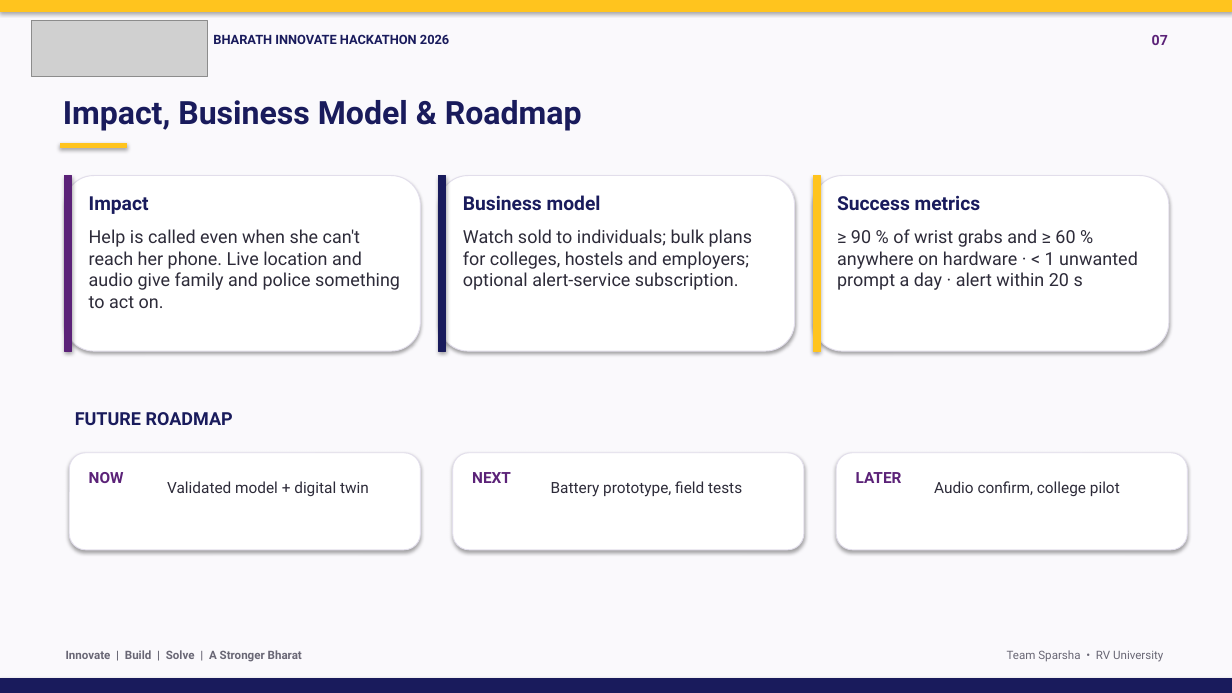
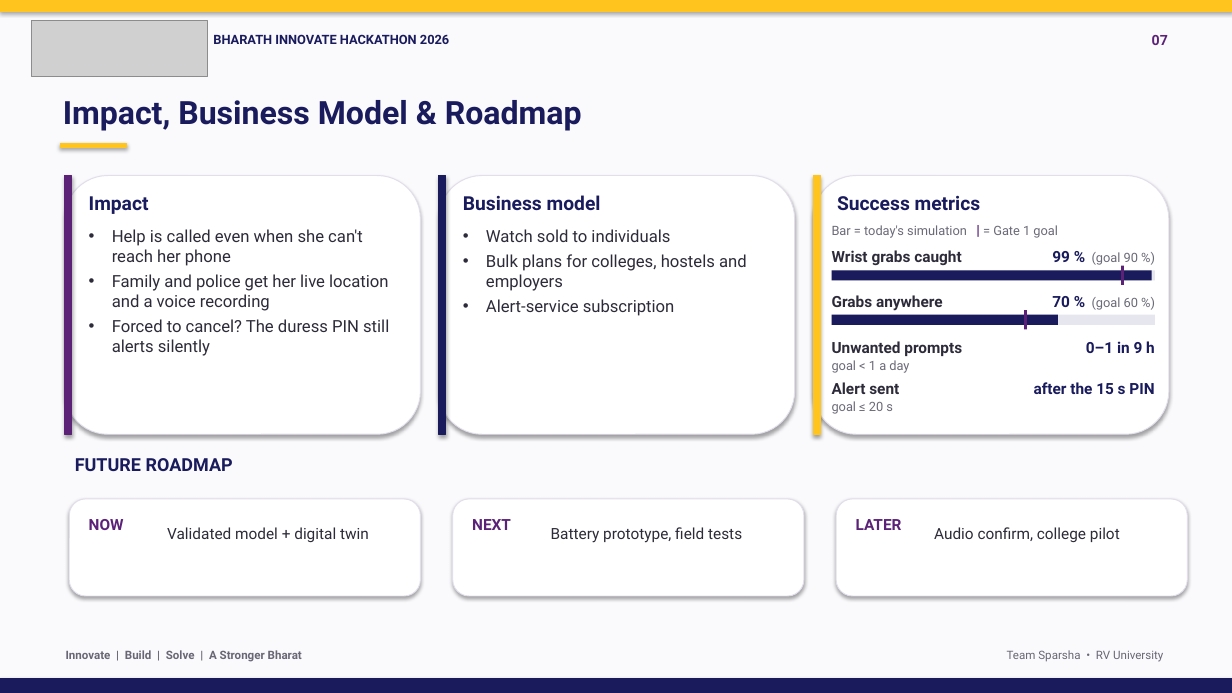
Before and after one commit to Bhajanth13/SparshaGuard, a slide deck: slide 7 of docs/SparshaGuard_BIH2026.pptx. Drawn at 1232x693 pixels with LibreOffice and Linux fonts; fonts in the diff are those of the drawing; grey boxes stand for pictures. Boxes give left, top, right and bottom in pixels: in the first picture for what was removed or moved away, otherwise in the second. Text is boxed around its words. In the diff, an @@ line names an element or a change of style, - is before the commit and + after.

Commit message:
Deck slide 7: impact and business model as bullets; success metrics as goal-vs-simulation bars

```diff
--- a/docs/SparshaGuard_BIH2026.pptx
+++ b/docs/SparshaGuard_BIH2026.pptx
@@ rounded rectangle: place and size @@
-rounded rectangle at [65,176,421,351]
+rounded rectangle at [65,176,421,434]
@@ rectangle: place and size @@
-rectangle at [65,176,71,351]
+rectangle at [65,176,71,434]
@@ rounded rectangle: place and size @@
-rounded rectangle at [439,176,795,351]
+rounded rectangle at [439,176,795,434]
@@ rectangle: place and size @@
-rectangle at [439,176,445,351]
+rectangle at [439,176,445,434]
@@ rounded rectangle: place and size @@
-rounded rectangle at [813,176,1169,351]
+rounded rectangle at [813,176,1169,434]
@@ rectangle: place and size @@
-rectangle at [813,176,820,351]
+rectangle at [813,176,820,434]
@@ text at [112,229,389,356]: text changed; size 14 to 13 pt @@
-Help is called even when she can't reach her phone. Live location and audio give family and police something to act on.
+• Help is called even when she can't reach her phone
+• Family and police get her live location and a voice recording
+• Forced to cancel? The duress PIN still alerts silently
@@ text at [486,229,747,316]: text changed; size 14 to 13 pt @@
-Watch sold to individuals; bulk plans for colleges, hostels and employers; optional alert-service subscription.
+• Watch sold to individuals
+• Bulk plans for colleges, hostels and employers
+• Alert-service subscription
@@ text added at [832,225,1058,238], 10 pt, text #6B6A78 @@
+Bar = today's simulation | = Gate 1 goal
@@ text removed at [837,229,1138,290] @@
-≥ 90 % of wrist grabs and ≥ 60 % anywhere on hardware · < 1 unwanted prompt a day · alert within 20 s
@@ text added at [832,250,961,265], 12 pt, text #2D2B39, bold @@
+Wrist grabs caught
@@ text added at [1052,251,1138,265], 10 pt, text #6B6A78 @@
+99 % (goal 90 %)
@@ rectangle added at [1121,266,1124,286], fill #5B2278 @@
@@ rectangle added at [832,271,1155,281], fill #E6E6EE @@
@@ rectangle added at [832,271,1152,281], fill #191B5C @@
@@ text added at [832,295,943,311], 12 pt, text #2D2B39, bold @@
+Grabs anywhere
@@ text added at [1052,296,1138,310], 10 pt, text #6B6A78 @@
+70 % (goal 60 %)
@@ rectangle added at [832,315,1155,325], fill #E6E6EE @@
@@ rectangle added at [832,315,1058,325], fill #191B5C @@
@@ rectangle added at [1024,311,1027,330], fill #5B2278 @@
@@ text added at [832,341,962,356], 12 pt, text #2D2B39, bold @@
+Unwanted prompts
@@ text added at [1086,341,1155,353], 12 pt, text #191B5C, bold @@
+0–1 in 9 h
@@ text added at [832,360,909,373], 10 pt, text #6B6A78 @@
+goal < 1 a day
@@ text added at [832,382,899,394], 12 pt, text #2D2B39, bold @@
+Alert sent
@@ text added at [1034,382,1154,394], 12 pt, text #191B5C, bold @@
+after the 15 s PIN
@@ text added at [832,401,893,414], 10 pt, text #6B6A78 @@
+goal ≤ 20 s
@@ 7 texts, 3 rounded rectangles: place and size @@
-7 texts, 3 rounded rectangles at [69,412,1188,550]
+7 texts, 3 rounded rectangles at [69,458,1188,596]
```
